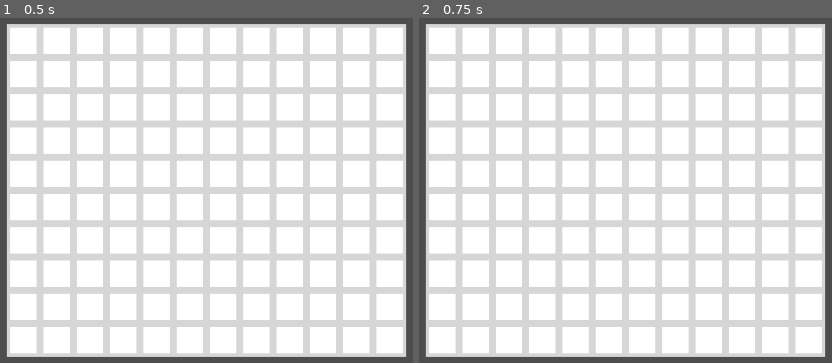
Above: before the commit, frames 1-2 (left to right).
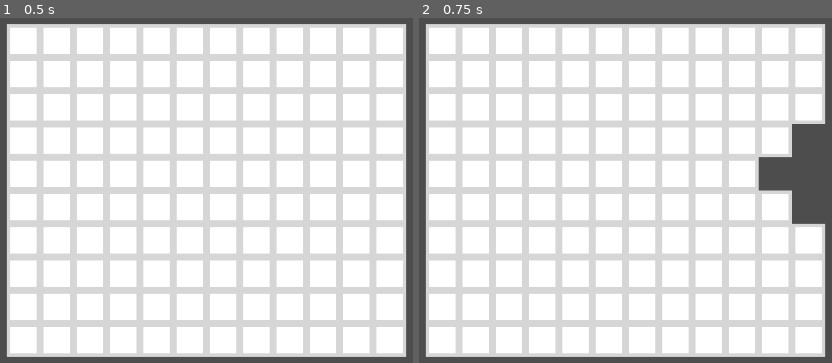
Above: after the commit, the same moments.

Repository: KimiOwenRealon/Explodex
Game: Godot game, scene res://Scenes/world.tscn
The game is run twice, just before and just after one commit, with the same random seed, the same clock (stepped at 60 frames per second) and the same inputs.
Inputs (mouse positions are in pixels of both pictures, inside the frame that each line leads up to):
- Up to frame 1 (0.5 s): no input
- Up to frame 2 (0.75 s): tap Enter at 0.5 s; move the mouse to (803, 166) at 0.52 s; click (803, 166) at 0.6 s

Frame 1 is identical in both runs. In frame 2, 3.1% of the frame differs, in the area x 82-99%, y 30-60%.

Commit message:
Made it so random tile remove triggers
On the first instance of a tile being clicked random tile remove is called, it can't be triggered again in this way (but could still user function for powerups etc)

Diff:
--- a/explodex/Scenes/world.gd
+++ b/explodex/Scenes/world.gd
@@ -16,8 +16,8 @@
 			var ti = t.instantiate()
 			add_child(ti)
 			var offset = Vector2((board_size_x*tile_size)/2-tile_size/2, (board_size_y*tile_size)/2-tile_size/2)
-			ti.position = Vector2(i*tile_size,j*tile_size) - offset
-
+			ti.position = Vector2(i*tile_size,j*tile_size) - offset #game world position
+			ti.pos = Vector2(i,j) #board position
 			#add the tile to a dictianary, indexed by a vec2 e.g. first tile would be gotten by tiles.get(Vector2(0,0))
 			tiles.set(Vector2(i,j), ti)
 
@@ -35,6 +35,7 @@
 			t.queue_free()
 
 func _ready():
+	StateManager.world = self
 	create_grid()
 
 
--- a/explodex/TileSystem/tile.gd
+++ b/explodex/TileSystem/tile.gd
@@ -2,6 +2,7 @@
 class_name tile
 
 var sprite_size = 16
+var pos : Vector2
 
 ##mouse events for the tile
 func _input(event):
@@ -14,4 +15,12 @@
 				onClick(false)
 
 func onClick(left):
-	pass
+	if left:
+		##if this is the first tile being clicked remove a set around it
+		if StateManager.first_tile == false:
+			StateManager.world.random_tile_remove(pos)
+			StateManager.first_tile = true
+
+		##logic to remove tile (queue_free())
+	else:
+		pass #right click on tiles
--- a/explodex/project.godot
+++ b/explodex/project.godot
@@ -18,6 +18,7 @@
 [autoload]
 
 SoundManager="*res://scripts/SoundManager.gd"
+StateManager="*res://scripts/StateManager.gd"
 
 [input]
 
--- /dev/null
+++ b/explodex/scripts/StateManager.gd
@@ -0,0 +1,5 @@
+extends Node
+
+var world
+
+var first_tile : bool = false
Not shown, added: explodex/scripts/StateManager.gd.uid
